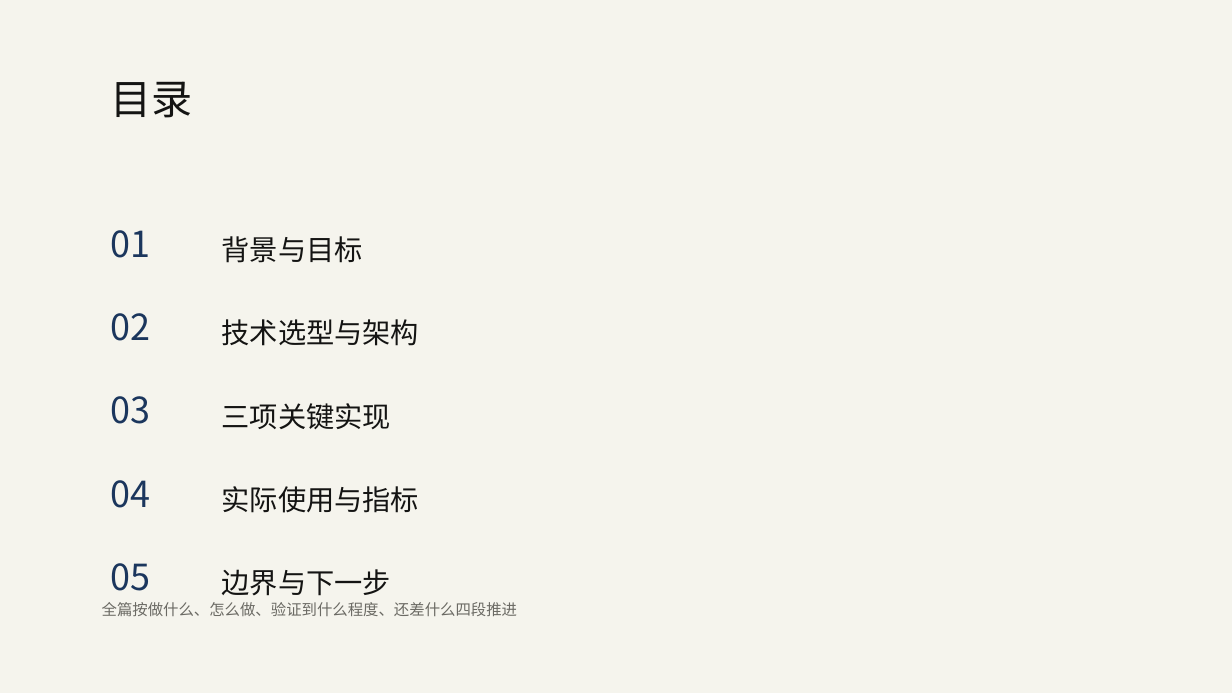
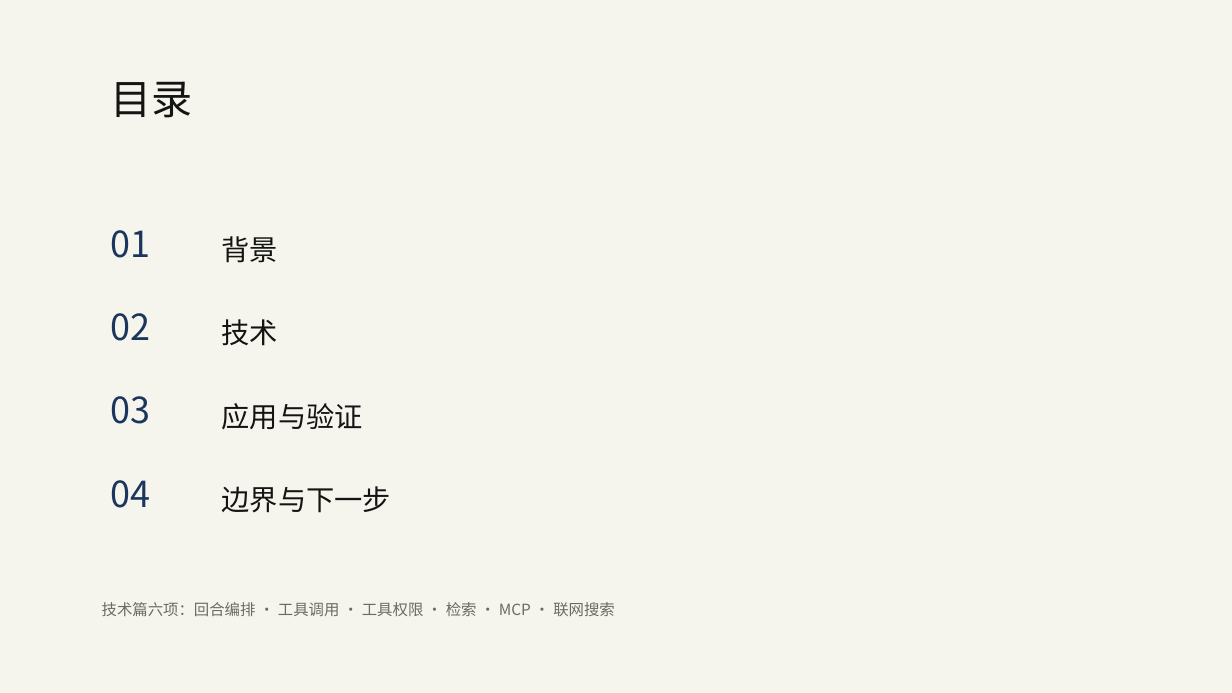
Before and after one commit to Baicaicn23/StudyGraph, a slide deck: slide 2 of docs/作品集/参赛/知迹答辩/知迹答辩.pptx. Drawn at 1232x693 pixels with LibreOffice and Linux fonts; fonts in the diff are those of the drawing. Boxes give left, top, right and bottom in pixels: in the first picture for what was removed or moved away, otherwise in the second. Text is boxed around its words. In the diff, an @@ line names an element or a change of style, - is before the commit and + after.

Commit message:
feat(参赛): PPT 重排为 13 页——背景与技术严格分开，技术项一项一页
用户要求背景与技术不混。核对后发现三个技术在原 PPT 上完全缺失（代码里都有）：
工具调用（9 个工具）、MCP、联网搜索 —— 全部补上。

- 13 页四段：背景 2 页（三件事 / 一周里发生的事）→ 技术 6 页（回合编排 / 工具调用 /
  工具权限 / 检索 / MCP / 联网搜索，一项一页）→ 应用与验证 1 页 → 边界与收束 2 页
- 背景段只讲用户视角：做什么、典型一周怎么用
- 技术段每页给「是什么 / 我们怎么做的 / 换来什么或代价」，脚注一句话收口
- 01-作品说明：文首标明「背景（一二四）/ 技术（三五六）」两段，技术亮点补工具调用与联网搜索
- 页名 13 条同步，13/13 落盘，validate 无错

```diff
--- a/docs/作品集/参赛/知迹答辩/知迹答辩.pptx
+++ b/docs/作品集/参赛/知迹答辩/知迹答辩.pptx
@@ text at (222, 236, 278, 263): text changed @@
-背景与目标
+背景
@@ text at (222, 319, 278, 346): text changed @@
-技术选型与架构
+技术
@@ text at (222, 403, 363, 429): text changed @@
-三项关键实现
+应用与验证
@@ text "边界与下一步": place and size @@
-text "边界与下一步" at (222, 569, 391, 596)
+text "边界与下一步" at (222, 486, 391, 513)
@@ text removed at (222, 486, 419, 513) @@
-实际使用与指标
@@ text removed at (111, 563, 151, 591) @@
-05
@@ text at (102, 602, 615, 616): text changed @@
-全篇按做什么、怎么做、验证到什么程度、还差什么四段推进
+技术篇六项：回合编排 · 工具调用 · 工具权限 · 检索 · MCP · 联网搜索
```
Also in this commit, not shown: 8 other slides changed, 4 slides added, 2 slides removed, 3 other files.
